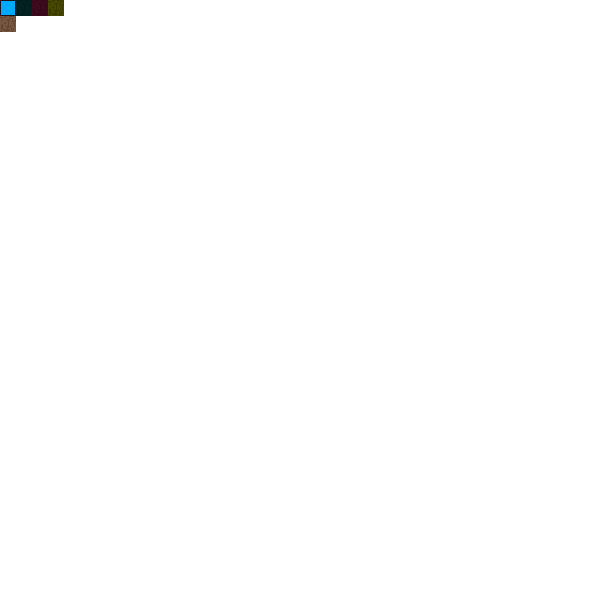
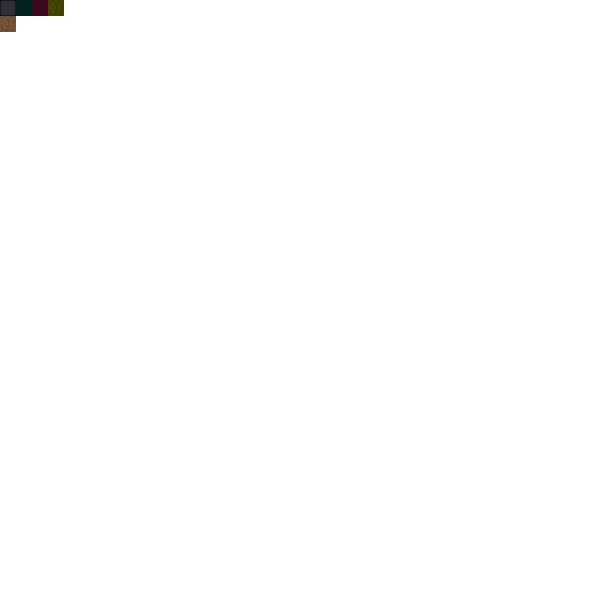
Layer changes from the first 600 × 600 image to the second:
painted on "Background" over left=1, top=1, right=15, bottom=15
